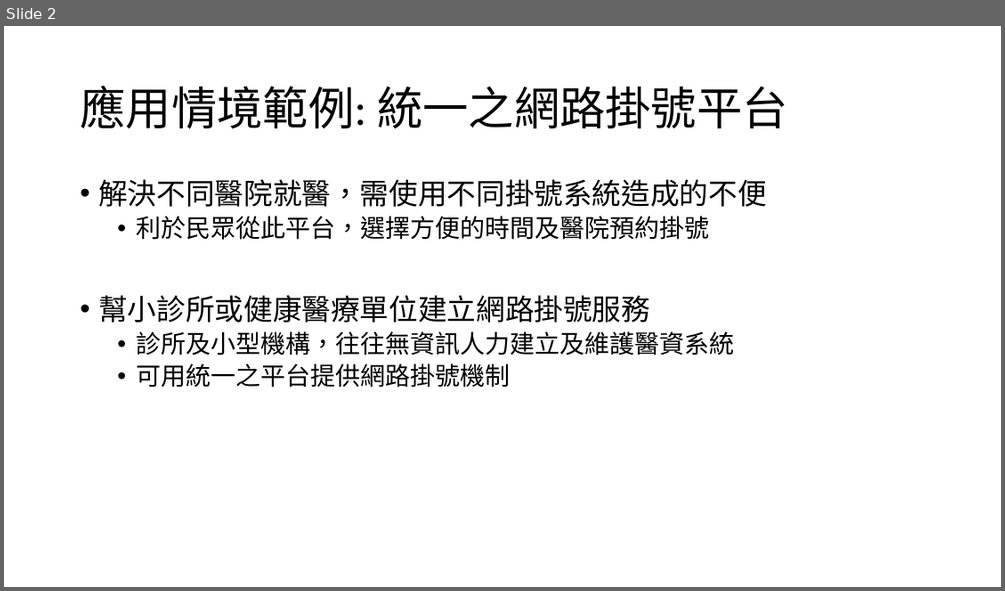
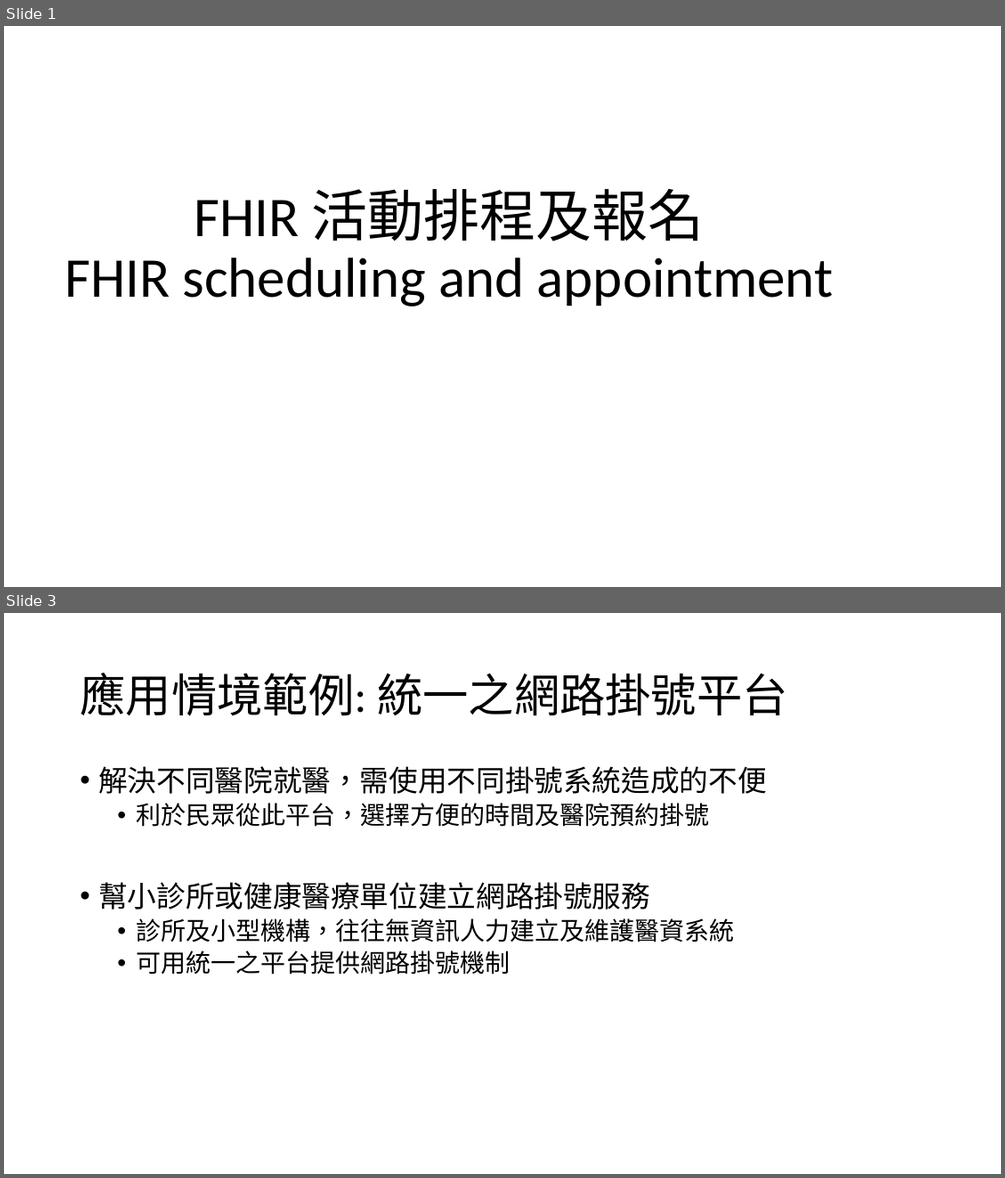
Before and after one commit to mos2718/FHIRspec, a slide deck: Spec/FHIR Appointment.pptx. Shown one above the other, each under a label of ours: slide 2 before the commit, slides 1 and 3 after it; the slides between them are not shown. The pictures are 1005x591 and 1005x1178 pixels, drawn with LibreOffice and Linux fonts; fonts in the diff are those of the drawing. Boxes give left, top, right and bottom in pixels: in the first picture for what was removed or moved away, otherwise in the second. Text is boxed around its words. In the diff, an @@ line names an element or a change of style, - is before the commit and + after.

```diff
--- a/Spec/FHIR Appointment.pptx
+++ b/Spec/FHIR Appointment.pptx
@@ slide 1 added at [4, 26, 1001, 587], background #FFFFFF @@
@@ title added at [65, 189, 833, 306], 54 pt, text #000000 @@
+FHIR 活動排程及報名
+FHIR scheduling and appointment
@@ what was slide 2 is now slide 3 @@
```
Also in this commit, not shown: 4 slides changed, 3 other slides added, 3 other files.
